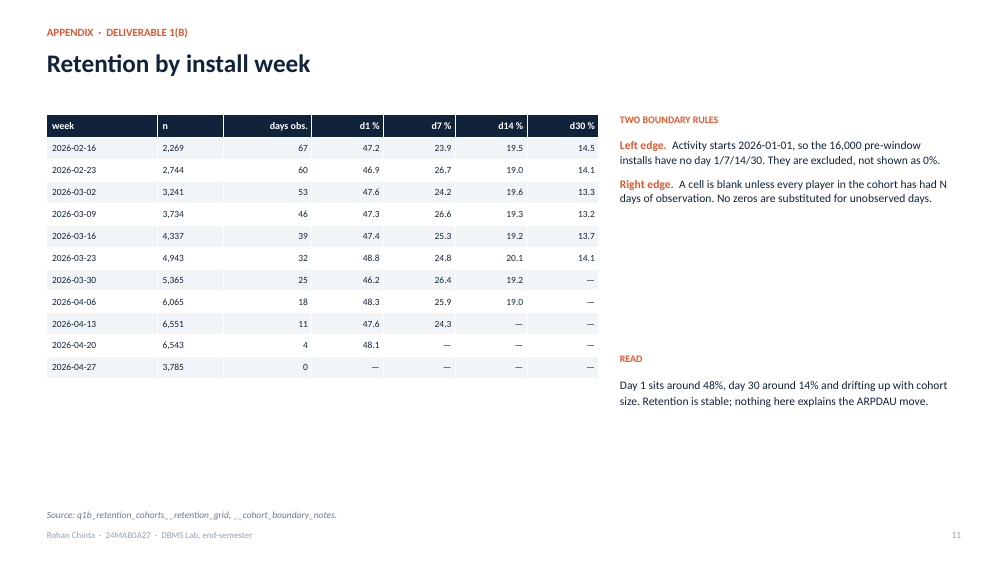
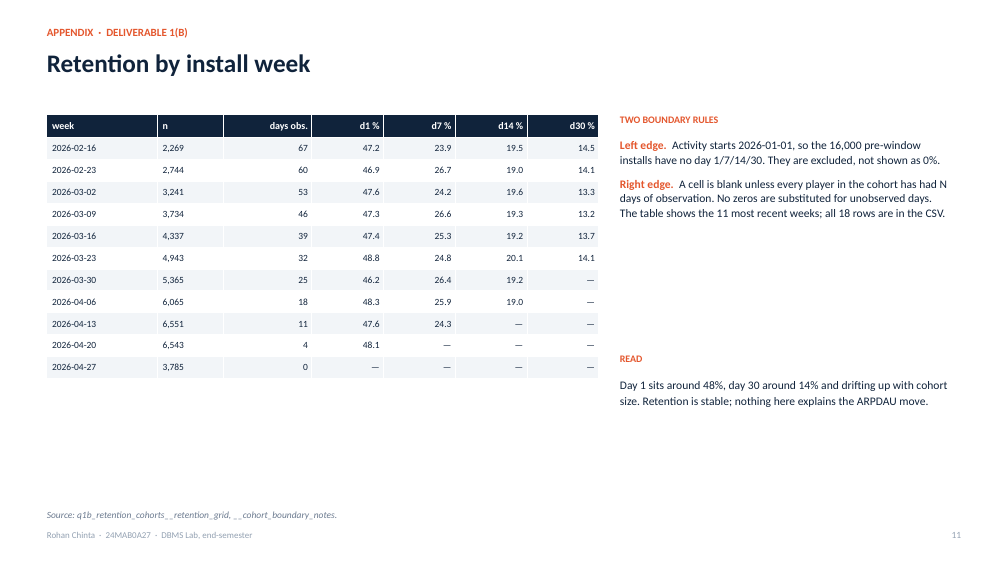
Before and after one commit to iistargazer/DBMS-Lab-Endsem-Assignment, a slide deck: slide 11 of deck/DBMS_EndSem_Deck.pptx. Drawn at 1008x567 pixels with LibreOffice and Linux fonts; fonts in the diff are those of the drawing. Boxes give left, top, right and bottom in pixels: in the first picture for what was removed or moved away, otherwise in the second. Text is boxed around its words. In the diff, an @@ line names an element or a change of style, - is before the commit and + after.

```diff
--- a/deck/DBMS_EndSem_Deck.pptx
+++ b/deck/DBMS_EndSem_Deck.pptx
@@ text at [620, 180, 947, 219]: text changed @@
-Right edge. A cell is blank unless every player in the cohort has had N days of observation. No zeros are substituted for unobserved days.
+Right edge. A cell is blank unless every player in the cohort has had N days of observation. No zeros are substituted for unobserved days. The table shows the 11 most recent weeks; all 18 rows are in the CSV.
```
Also in this commit, not shown: 3 other slides changed, 8 other files.
